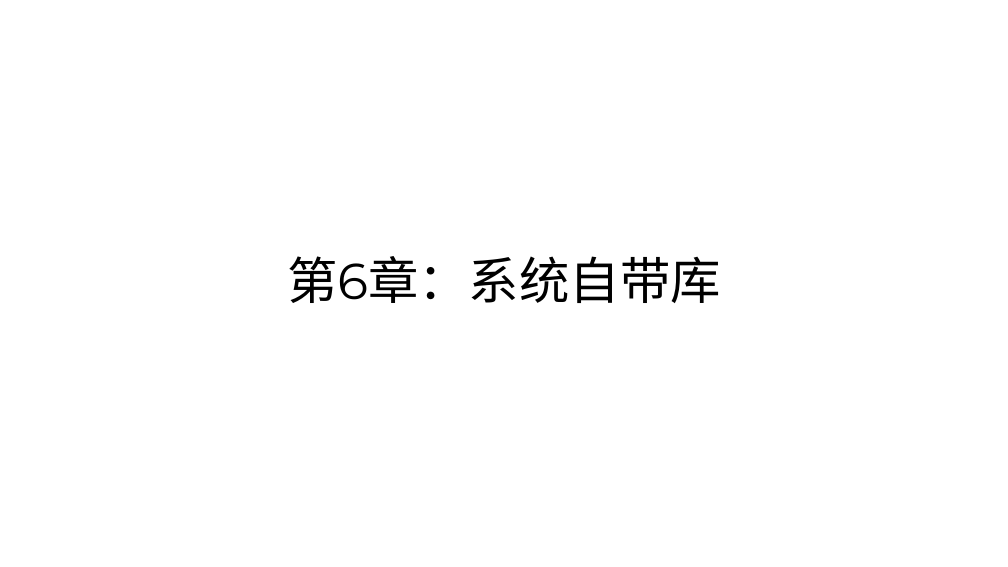
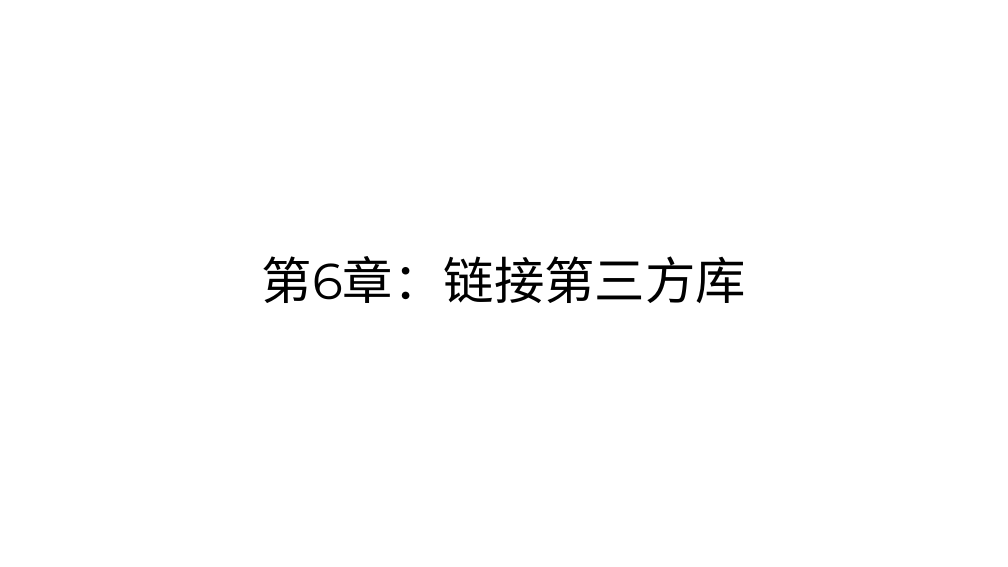
Before and after one commit to parallel101/course, a slide deck: slide 39 of 11/slides.pptx (slide 62 before the commit). Drawn at 1008x567 pixels with LibreOffice and Linux fonts; fonts in the diff are those of the drawing. Boxes give left, top, right and bottom in pixels: in the first picture for what was removed or moved away, otherwise in the second. Text is boxed around its words. In the diff, an @@ line names an element or a change of style, - is before the commit and + after.

```diff
--- a/11/slides.pptx
+++ b/11/slides.pptx
@@ title at (262,256,746,303): text changed @@
-第6章：系统自带库
+第6章：链接第三方库
```
Also in this commit, not shown: 8 other slides changed, 19 slides added, 2 slides removed, 19 other files.
